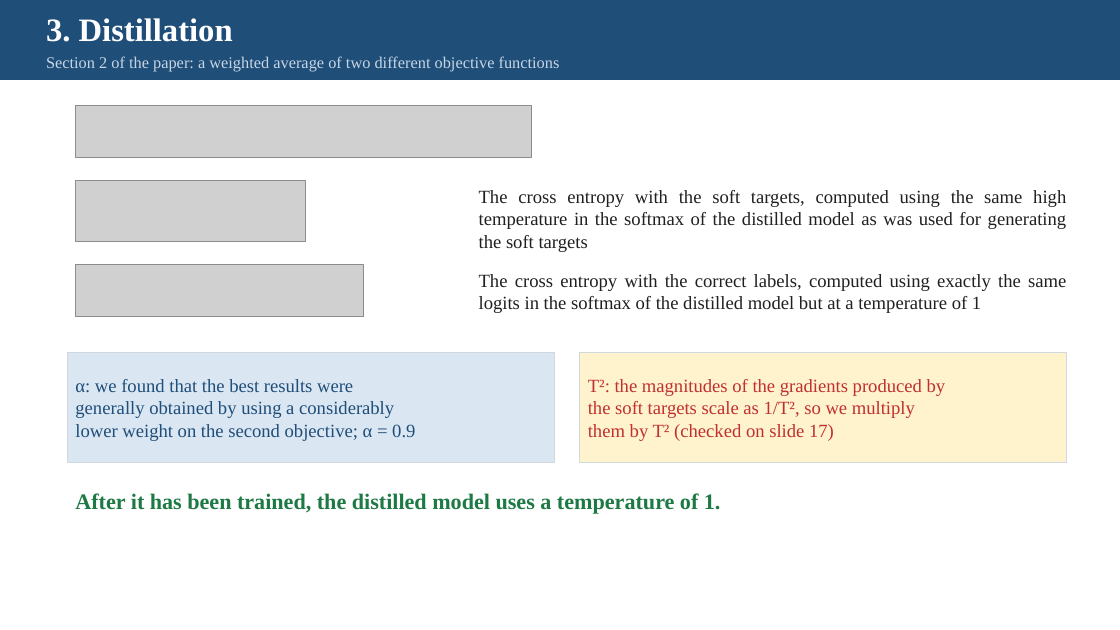
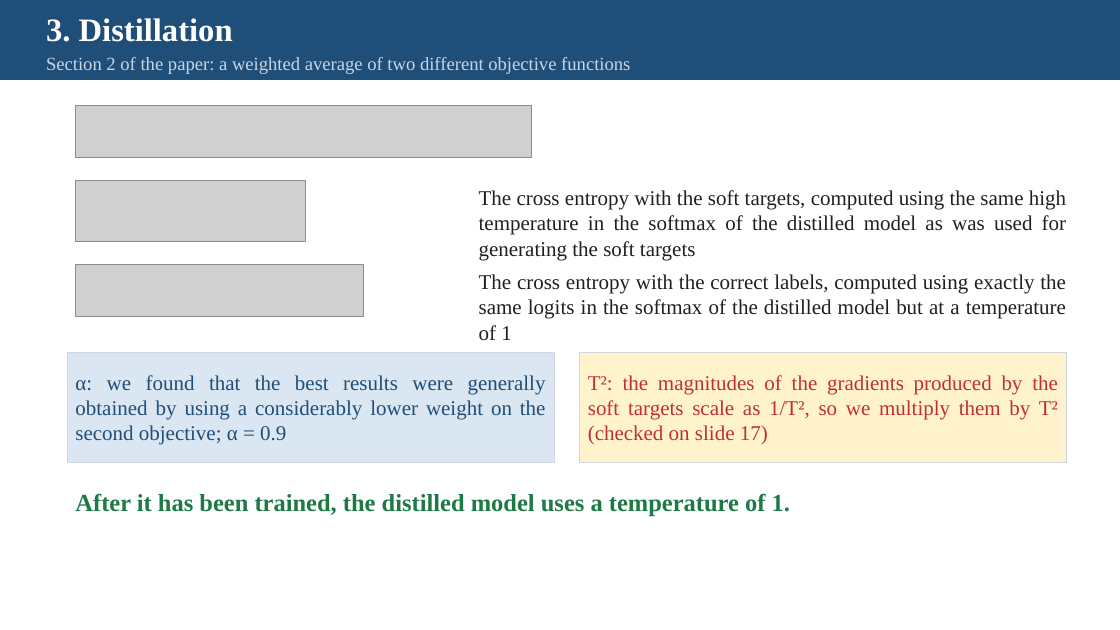
Before and after one commit to pychang-ai/115-1_DLMA, a slide deck: slide 13 of topics/knowledge-distillation/Knowledge_Distillation_slides_EN.pptx. Drawn at 1120x630 pixels with LibreOffice and Linux fonts; fonts in the diff are those of the drawing; grey boxes stand for pictures. Boxes give left, top, right and bottom in pixels: in the first picture for what was removed or moved away, otherwise in the second. Text is boxed around its words. In the diff, an @@ line names an element or a change of style, - is before the commit and + after.

```diff
--- a/topics/knowledge-distillation/Knowledge_Distillation_slides_EN.pptx
+++ b/topics/knowledge-distillation/Knowledge_Distillation_slides_EN.pptx
@@ text "Section 2 of the paper: ..." at [46,57,630,74]: size 14 to 16 pt @@
@@ text "The cross entropy with the ..." at [479,190,1066,260]: size 16 to 18 pt @@
@@ text "The cross entropy with the ..." at [479,274,1066,341]: size 16 to 18 pt @@
@@ text in rectangle at [75,375,546,445]: text changed; size 16 to 18 pt @@
-α: we found that the best results were
-generally obtained by using a considerably
-lower weight on the second objective; α = 0.9
+α: we found that the best results were generally obtained by using a considerably lower weight on the second objective; α = 0.9
@@ text in rectangle at [588,375,1058,444]: text changed; size 16 to 18 pt @@
-T²: the magnitudes of the gradients produced by
-the soft targets scale as 1/T², so we multiply
-them by T² (checked on slide 17)
+T²: the magnitudes of the gradients produced by the soft targets scale as 1/T², so we multiply them by T² (checked on slide 17)
@@ text "After it has been trained, ..." at [75,493,790,517]: size 19 to 21 pt @@
```
Also in this commit, not shown: 22 other slides changed, 7 other files.
